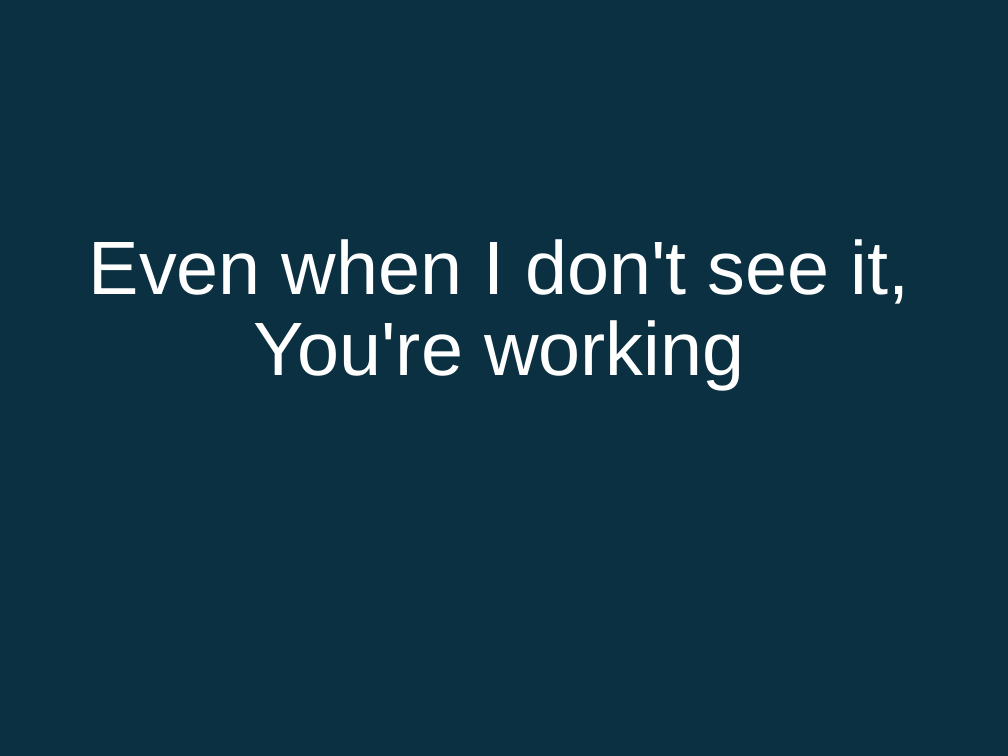
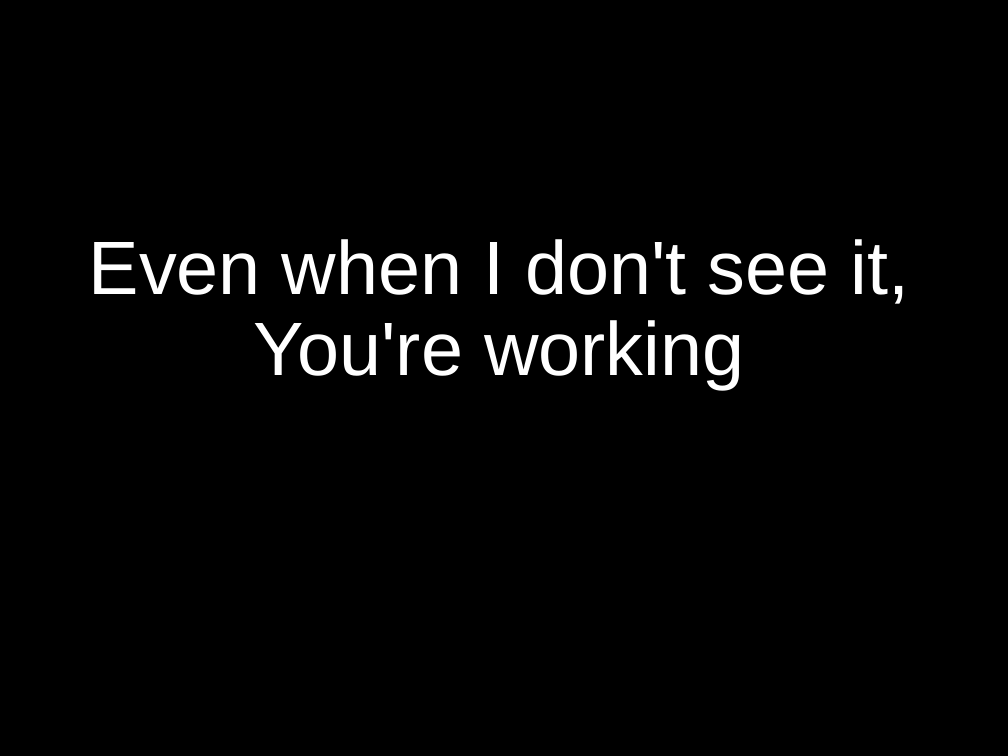
Before and after one commit to kendall412/worship, a slide deck: slide 15 of Way Maker.pptx. Drawn at 1008x756 pixels with LibreOffice and Linux fonts; fonts in the diff are those of the drawing. Boxes give left, top, right and bottom in pixels: in the first picture for what was removed or moved away, otherwise in the second. Text is boxed around its words. In the diff, an @@ line names an element or a change of style, - is before the commit and + after.

```diff
--- a/Way Maker.pptx
+++ b/Way Maker.pptx
@@ background #0B3041 to #000000 @@
```
Also in this commit, not shown: 10 other slides changed, 8 other files.
